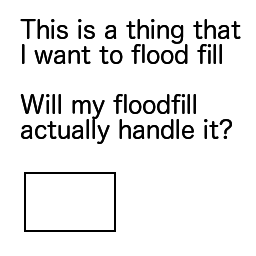
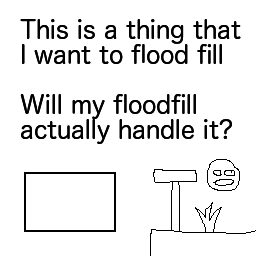
Before/after of a w=256, h=256 layered artwork. What changed in the layer stack:
added layer "shapes" above "box" over [150, 159, 256, 256]
